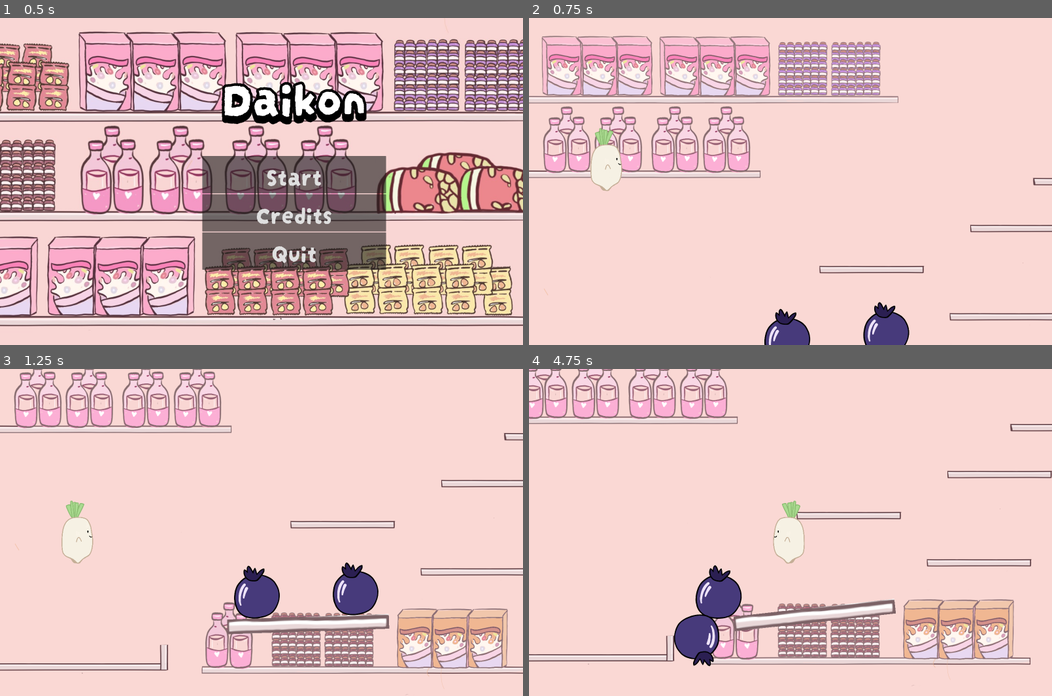
Above: before the commit, frames 1-4 (two rows, left to right).
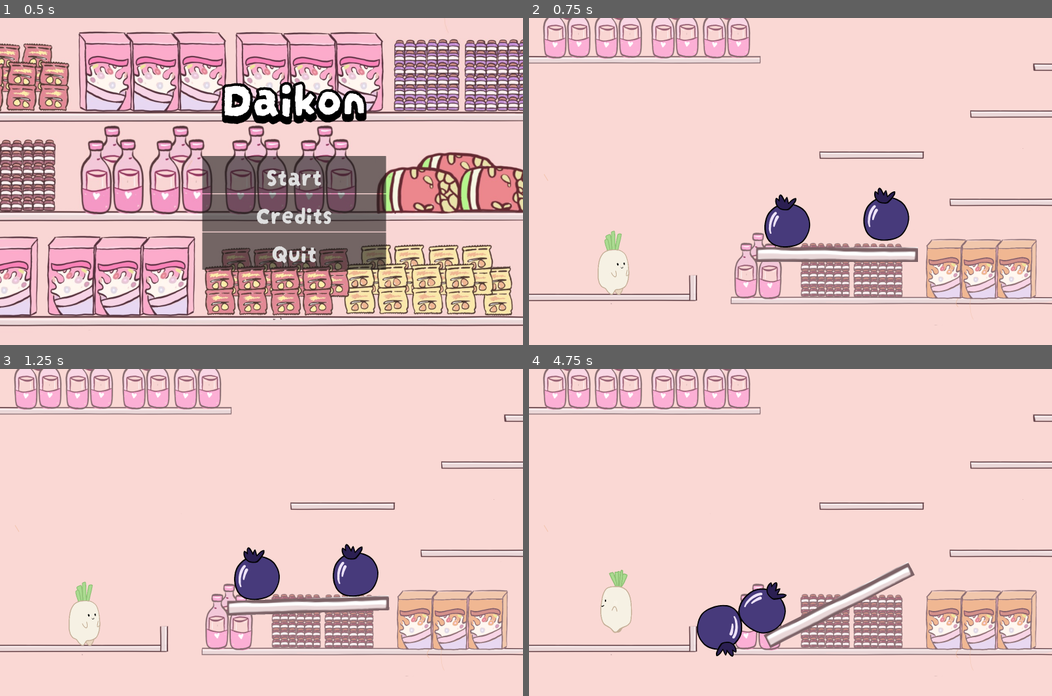
Above: after the commit, the same moments.

Repository: Boyquotes/daikon
Game: Godot game, scene res://main.tscn
Same seed, same stepped clock (60 frames per second), same inputs: the game is played once before the commit and once after it.
Inputs:
- Up to frame 1 (0.5 s): no input
- Up to frame 2 (0.75 s): click "Start" at 0.5 s
- Up to frame 3 (1.25 s): no input
- Up to frame 4 (4.75 s): hold D (right) 1.28-2.03 s; hold Shift (sprint) 1.28-2.03 s; tap W (jump) at 1.52, 2.27, 3.77, 4.52 s; hold A (left) 2.03-2.78 s; tap Shift (sprint) at 2.1, 3.6 s; hold Shift (sprint) 2.78-3.53 s; hold D (right) 2.78-4.28 s; hold A (left) from 4.28 s (still down); hold Shift (sprint) from 4.28 s (still down)

Frame 1 is identical in both runs. In frame 2, 28% of the frame differs, in the area x 0-100%, y 0-100%; in frame 3, 21%; in frame 4, 21%.

Commit message:
Update jump velocity

Diff:
--- a/levels/level_1.tscn
+++ b/levels/level_1.tscn
@@ -63,7 +63,7 @@
 texture = ExtResource("1_d2743")
 
 [node name="Player" parent="." instance=ExtResource("2_oh5j1")]
-position = Vector2(247, 441)
+position = Vector2(270, 1170)
 
 [node name="Shelves" type="StaticBody2D" parent="."]
 collision_layer = 2
--- a/levels/level_2.tscn
+++ b/levels/level_2.tscn
@@ -1,7 +1,8 @@
-[gd_scene load_steps=6 format=3 uid="uid://bdyyw1icp3vcr"]
+[gd_scene load_steps=7 format=3 uid="uid://bdyyw1icp3vcr"]
 
 [ext_resource type="PackedScene" uid="uid://dw0j7f8ahtsuk" path="res://player.tscn" id="1_gglu5"]
 [ext_resource type="PackedScene" uid="uid://bbijw8civ21j0" path="res://objects/cart.tscn" id="2_b7nso"]
+[ext_resource type="PackedScene" uid="uid://c5u5ffkmknhpw" path="res://objects/blueberry.tscn" id="3_x7p28"]
 
 [sub_resource type="RectangleShape2D" id="RectangleShape2D_ensoy"]
 size = Vector2(8600.75, 853)
@@ -55,6 +56,9 @@
 limit_right = 8192
 limit_bottom = 2880
 
+[node name="blueberry" parent="." instance=ExtResource("3_x7p28")]
+position = Vector2(1279, 1041)
+
 [node name="cart" parent="." instance=ExtResource("2_b7nso")]
 position = Vector2(1104, 1073)
 
--- a/player.tscn
+++ b/player.tscn
@@ -20,8 +20,7 @@
 const SPRINT_COOLDOWN = 2.0
 const AIR_ACCEL = 100.0
 const AIR_DEACCEL = 10000000.0
-const JUMP_VELOCITY = 1000.0
-const MAX_FLOOR_AIRBORNE_TIME = 0.15
+const JUMP_VELOCITY = 750.0
 
 var anim := ''
 var siding_left := false
